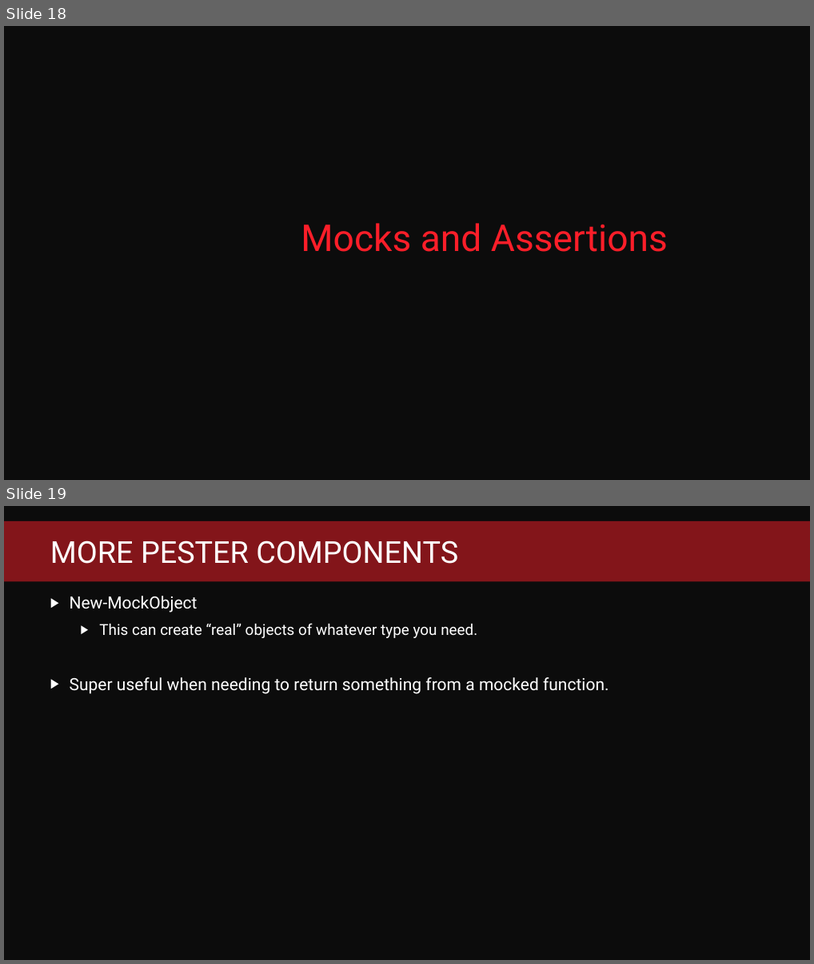
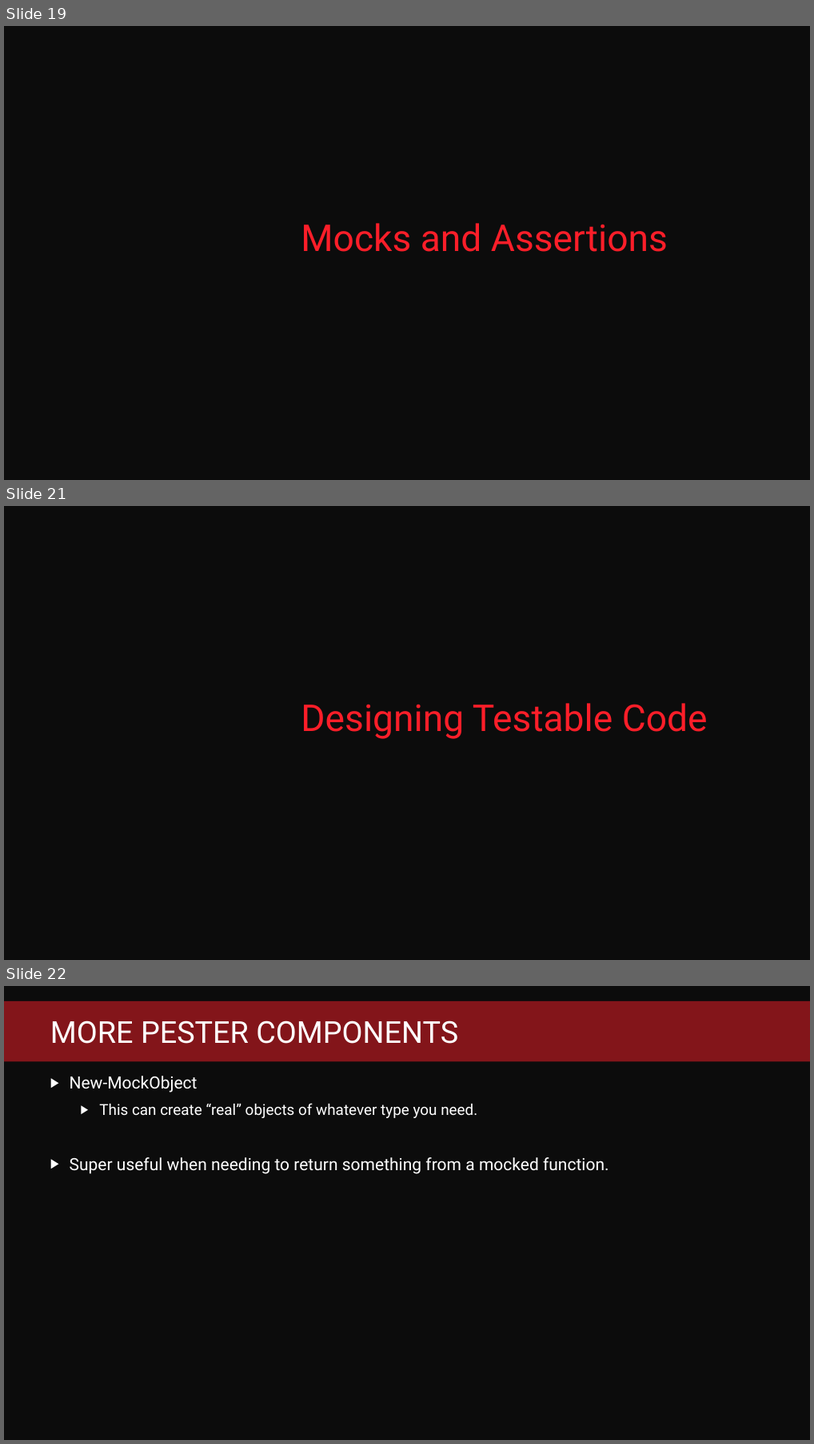
Before and after one commit to fredbainbridge/mmsPester, a slide deck: Pester Practically Perfect PowerShell.pptx. Shown one above the other, each under a label of ours: slides 18 and 19 before the commit, slides 19, 21 and 22 after it; the slides between them are not shown. The pictures are 814x964 and 814x1444 pixels, drawn with LibreOffice and Linux fonts; fonts in the diff are those of the drawing; background and template pictures are left out. Boxes give left, top, right and bottom in pixels: in the first picture for what was removed or moved away, otherwise in the second. Text is boxed around its words. In the diff, an @@ line names an element or a change of style, - is before the commit and + after.

Commit message:
mock, assert-mock, designing demo

```diff
--- a/Pester Practically Perfect PowerShell.pptx
+++ b/Pester Practically Perfect PowerShell.pptx
@@ slide 21 added at (4,506,810,960), background #0C0C0C @@
@@ text added at (301,703,708,739), 44 pt, text #FB1E29 @@
+Designing Testable Code
@@ what was slide 18 is now slide 19 @@
@@ what was slide 19 is now slide 22 @@
```
Also in this commit, not shown: 2 other slides added, 30 other files.
